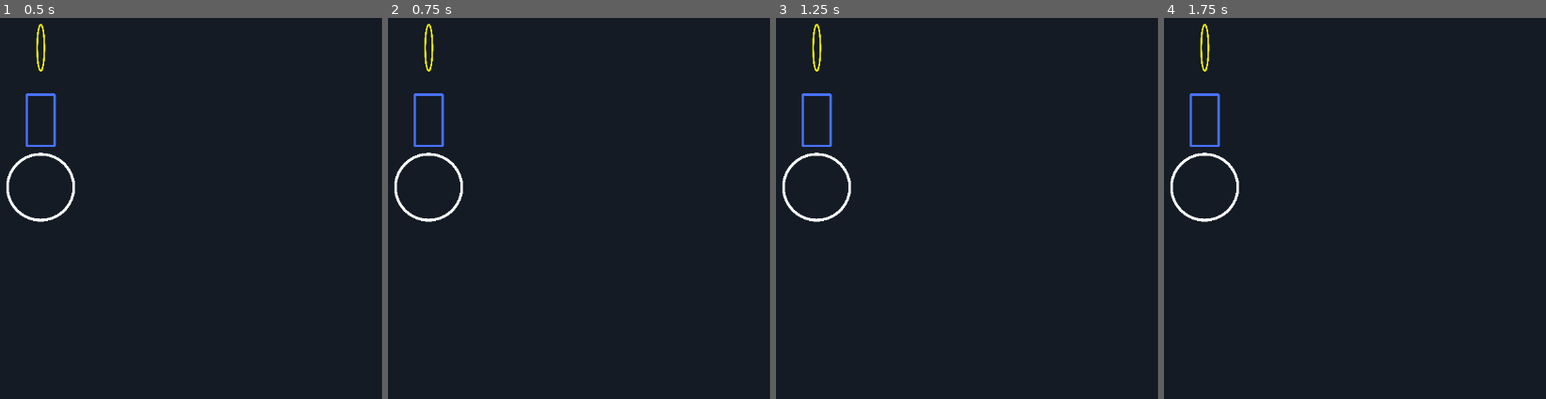
Above: before the commit, frames 1-4 (left to right).
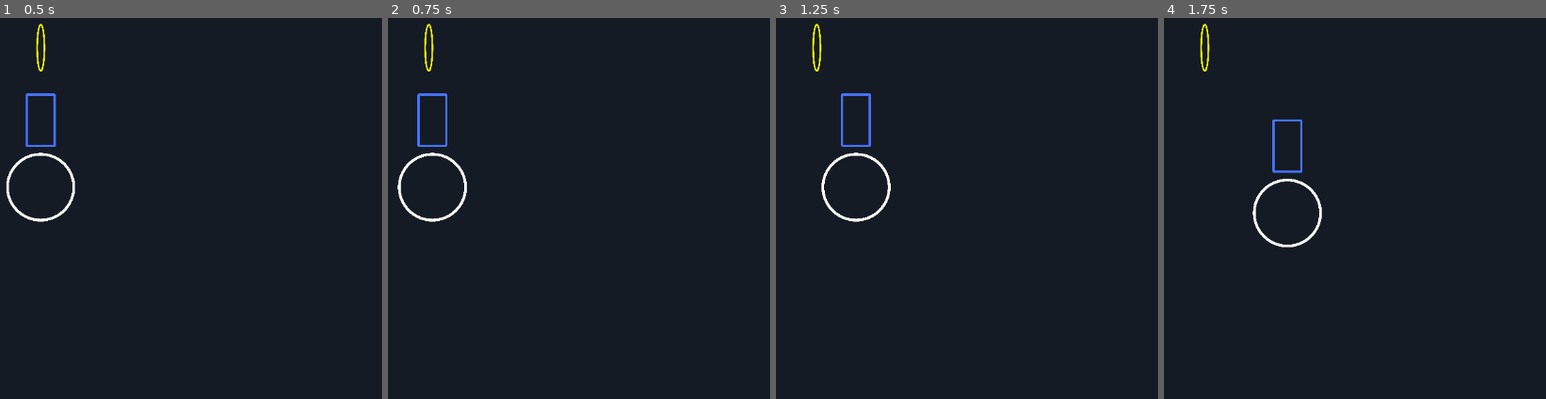
Above: after the commit, the same moments.

Repository: liquiFruit/TopdownShooter
Game: Godot game, scene res://scenes/test.tscn
Two runs of this game, one before a commit and one after it. Both use one fixed random seed, a clock stepped at 60 frames per second and the inputs below.
Inputs (mouse positions are in pixels of both pictures, inside the frame that each line leads up to):
- Up to frame 1 (0.5 s): no input
- Up to frame 2 (0.75 s): tap Enter at 0.5 s; move the mouse to (594, 166) at 0.52 s; hold D (right, bound only after the commit) from 0.53 s (still down)
- Up to frame 3 (1.25 s): keep holding D (right, bound only after the commit)
- Up to frame 4 (1.75 s): move the mouse to (outside the picture) at 1.27 s; release D (right, bound only after the commit) at 1.28 s; hold S (down, bound only after the commit) from 1.28 s (still down)

Frame 1 is identical in both runs. In frame 2, 1.1% of the frame differs, in the area x 1-21%, y 19-54%; in frame 3, 1.5%; in frame 4, 1.6%, in the area x 1-42%, y 19-61%.

Commit message:
basic movement player

Diff:
--- /dev/null
+++ b/players/player.gd
@@ -0,0 +1,36 @@
+extends CharacterBody2D
+
+var movement:= Vector2.ZERO
+var speed:= 2000
+var max_vel:= 1000
+var drag_coefficient:= 0.5
+var impulse:= 50000
+
+func _physics_process(delta):
+	var drag:= -velocity.normalized() * drag_coefficient
+	velocity += (movement + drag) * speed * delta
+	move_and_slide()
+
+func _unhandled_input(event):
+	handle_player_move()
+
+
+func handle_player_move():
+	var horizontal:= Input.get_action_strength("right") - Input.get_action_strength("left")
+	var vertical:= Input.get_action_strength("down") - Input.get_action_strength("up")
+	var dir:= Vector2(horizontal,vertical).normalized()
+	movement = dir
+
+func handle_aim():
+	var pos = get_local_mouse_position()
+	var dir = (pos - position).normalized()
+
+
+
+
+
+#	if Input.is_anything_pressed():
+#		movement = dir
+#	else:
+#		if movement != -velocity.normalized():
+#			movement = -velocity.normalized() * drag
--- a/players/player.tscn
+++ b/players/player.tscn
@@ -1,5 +1,6 @@
-[gd_scene load_steps=4 format=3 uid="uid://dgjcmjsay8icn"]
+[gd_scene load_steps=5 format=3 uid="uid://dgjcmjsay8icn"]
 
+[ext_resource type="Script" path="res://players/player.gd" id="1_70vlu"]
 [ext_resource type="Texture2D" uid="uid://dr8xpq2l8qjg3" path="res://sprites/player.PNG" id="1_svgj0"]
 [ext_resource type="Texture2D" uid="uid://cgluofj8jmnhh" path="res://sprites/aimer.PNG" id="2_j5ohb"]
 
@@ -7,6 +8,7 @@
 radius = 228.079
 
 [node name="player" type="CharacterBody2D"]
+script = ExtResource("1_70vlu")
 
 [node name="MultiplayerSynchronizer" type="MultiplayerSynchronizer" parent="."]
 
--- a/project.godot
+++ b/project.godot
@@ -15,6 +15,33 @@
 config/features=PackedStringArray("4.0", "GL Compatibility")
 config/icon="res://icon.svg"
 
+[input]
+
+left={
+"deadzone": 0.5,
+"events": [Object(InputEventKey,"resource_local_to_scene":false,"resource_name":"","device":-1,"window_id":0,"alt_pressed":false,"shift_pressed":false,"ctrl_pressed":false,"meta_pressed":false,"pressed":false,"keycode":0,"physical_keycode":65,"key_label":0,"unicode":97,"echo":false,"script":null)
+, Object(InputEventKey,"resource_local_to_scene":false,"resource_name":"","device":-1,"window_id":0,"alt_pressed":false,"shift_pressed":false,"ctrl_pressed":false,"meta_pressed":false,"pressed":false,"keycode":0,"physical_keycode":74,"key_label":0,"unicode":106,"echo":false,"script":null)
+]
+}
+right={
+"deadzone": 0.5,
+"events": [Object(InputEventKey,"resource_local_to_scene":false,"resource_name":"","device":-1,"window_id":0,"alt_pressed":false,"shift_pressed":false,"ctrl_pressed":false,"meta_pressed":false,"pressed":false,"keycode":0,"physical_keycode":68,"key_label":0,"unicode":100,"echo":false,"script":null)
+, Object(InputEventKey,"resource_local_to_scene":false,"resource_name":"","device":-1,"window_id":0,"alt_pressed":false,"shift_pressed":false,"ctrl_pressed":false,"meta_pressed":false,"pressed":false,"keycode":0,"physical_keycode":76,"key_label":0,"unicode":108,"echo":false,"script":null)
+]
+}
+up={
+"deadzone": 0.5,
+"events": [Object(InputEventKey,"resource_local_to_scene":false,"resource_name":"","device":-1,"window_id":0,"alt_pressed":false,"shift_pressed":false,"ctrl_pressed":false,"meta_pressed":false,"pressed":false,"keycode":0,"physical_keycode":87,"key_label":0,"unicode":119,"echo":false,"script":null)
+, Object(InputEventKey,"resource_local_to_scene":false,"resource_name":"","device":-1,"window_id":0,"alt_pressed":false,"shift_pressed":false,"ctrl_pressed":false,"meta_pressed":false,"pressed":false,"keycode":0,"physical_keycode":73,"key_label":0,"unicode":105,"echo":false,"script":null)
+]
+}
+down={
+"deadzone": 0.5,
+"events": [Object(InputEventKey,"resource_local_to_scene":false,"resource_name":"","device":-1,"window_id":0,"alt_pressed":false,"shift_pressed":false,"ctrl_pressed":false,"meta_pressed":false,"pressed":false,"keycode":0,"physical_keycode":83,"key_label":0,"unicode":115,"echo":false,"script":null)
+, Object(InputEventKey,"resource_local_to_scene":false,"resource_name":"","device":-1,"window_id":0,"alt_pressed":false,"shift_pressed":false,"ctrl_pressed":false,"meta_pressed":false,"pressed":false,"keycode":0,"physical_keycode":75,"key_label":0,"unicode":107,"echo":false,"script":null)
+]
+}
+
 [rendering]
 
 renderer/rendering_method="gl_compatibility"
Not shown, added: export_presets.cfg
